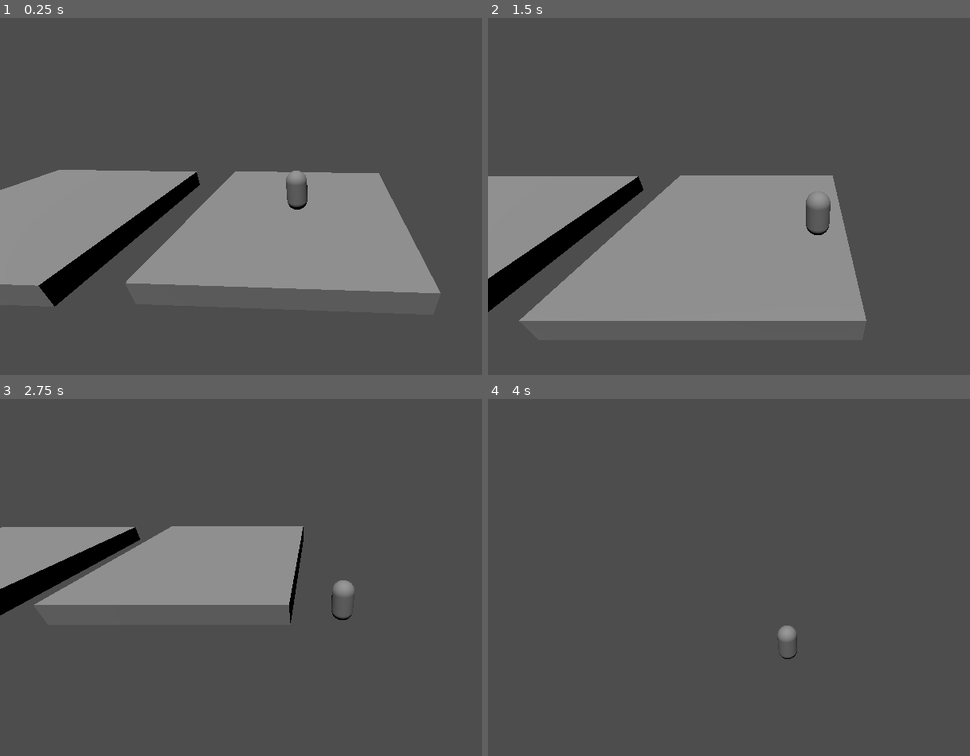
Above: before the commit, frames 1-4 (two rows, left to right).
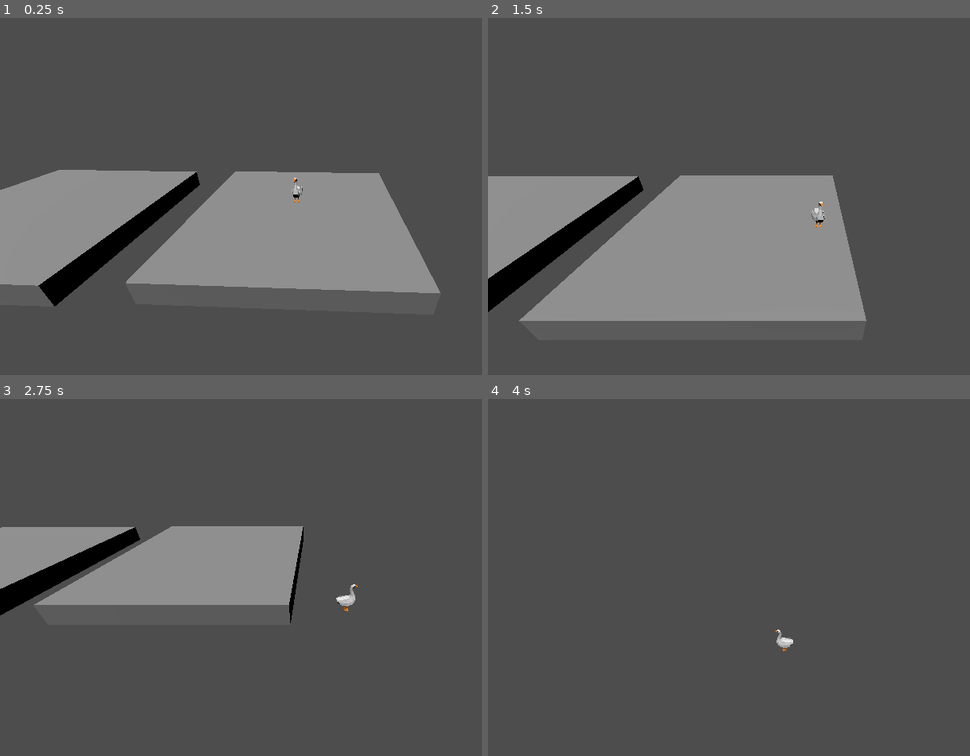
Above: after the commit, the same moments.

Repository: nialdixon8/3DGooseGame
Game: Godot game, scene res://main.tscn
Same seed, same stepped clock (60 frames per second), same inputs: the game is played once before the commit and once after it.
Inputs:
- Up to frame 1 (0.25 s): no input
- Up to frame 2 (1.5 s): tap Enter (ui_accept) at 0.5, 0.77 s; hold Right (ui_right) 0.53-1.28 s; hold Down (ui_down) from 1.28 s (still down)
- Up to frame 3 (2.75 s): tap Enter (ui_accept) at 1.52 s; release Down (ui_down) at 2.03 s; hold Right (ui_right) from 2.03 s (still down)
- Up to frame 4 (4 s): release Right (ui_right) at 2.78 s; hold Up (ui_up) 2.78-3.53 s; tap Enter (ui_accept) at 3.02, 3.77 s; hold Left (ui_left) from 3.53 s (still down)

The runs differ from the first frame. In frame 1, 0.3% of the frame differs, in the area x 59-64%, y 42-54%; in frame 2, 0.4%, in the area x 65-72%, y 48-61%; in frame 3, 0.3%; in frame 4, 0.2%.

Commit message:
player looks in direction of movement

Diff:
--- a/player.gd
+++ b/player.gd
@@ -1,31 +1,48 @@
 extends CharacterBody3D
 
-const SPEED = 5.0
+const SPEED = 5
 const JUMP_VELOCITY = 4.5
 var mouse_sensitivity = 0.002
 
 # Get the gravity from the project settings to be synced with RigidBody nodes.
 var gravity = ProjectSettings.get_setting("physics/3d/default_gravity")
 
+var rotation_direction = 0
+var velocityY = 0
 
 func _physics_process(delta):
 	# Add the gravity.
 	if not is_on_floor():
 		velocity.y -= gravity * delta
-
+	velocity.x = 0
+	velocity.z = 0
 	# Handle Jump.
 	if Input.is_action_just_pressed("ui_accept") and is_on_floor():
 		velocity.y = JUMP_VELOCITY
-
+	var input_dir = Input.get_vector("ui_left", "ui_right", "ui_up", "ui_down")
+	var direction = (transform.basis * Vector3(input_dir.x, 0, input_dir.y)).normalized()
 	# Get the input direction and handle the movement/deceleration.
 	# As good practice, you should replace UI actions with custom gameplay actions.
-	var input_dir = Input.get_vector("ui_left", "ui_right", "ui_up", "ui_down")
-	var direction = (transform.basis * Vector3(input_dir.x, 0, input_dir.y)).normalized()
-	if direction:
-		velocity.x = direction.x * SPEED
-		velocity.z = direction.z * SPEED
-	else:
-		velocity.x = move_toward(velocity.x, 0, SPEED)
-		velocity.z = move_toward(velocity.z, 0, SPEED)
+#	var input_dir = Input.get_vector("ui_left", "ui_right", "ui_up", "ui_down")
+#	var direction = (transform.basis * Vector3(input_dir.x, 0, input_dir.y)).normalized()
+#	if direction:
+#		velocity.x = direction.x * SPEED
+#		velocity.z = direction.z * SPEED
+#	else:
+#		velocity.x = move_toward(velocity.x, 0, SPEED)
+#		velocity.z = move_toward(velocity.z, 0, SPEED)
+
+	if Input.is_action_pressed("ui_left"):
+		velocity.x -= SPEED
+	if Input.is_action_pressed("ui_right"):
+		velocity.x += SPEED
+	if Input.is_action_pressed("ui_up"):
+		velocity.z -= SPEED
+	if Input.is_action_pressed("ui_down"):
+		velocity.z += SPEED
+	if Vector2(velocity.z, velocity.x).length() > 0:
+		rotation_direction = Vector2(velocity.z, velocity.x).angle()
+
+	rotation.y = lerp_angle(rotation.y, rotation_direction, delta * 10)
 
 	move_and_slide()
--- a/player.tscn
+++ b/player.tscn
@@ -1,8 +1,7 @@
 [gd_scene load_steps=4 format=3 uid="uid://hbk1l0bonreu"]
 
 [ext_resource type="Script" path="res://player.gd" id="1_ekcdj"]
-
-[sub_resource type="CapsuleMesh" id="CapsuleMesh_2lrvb"]
+[ext_resource type="PackedScene" uid="uid://bhyr64jjn58pe" path="res://5b1f54c539b840e6a5a377b044b5b331.glb" id="2_hc1vm"]
 
 [sub_resource type="CapsuleShape3D" id="CapsuleShape3D_7tirt"]
 
@@ -11,8 +10,8 @@
 [node name="CharacterBody3D" type="CharacterBody3D" parent="."]
 script = ExtResource("1_ekcdj")
 
-[node name="MeshInstance3D" type="MeshInstance3D" parent="CharacterBody3D"]
-mesh = SubResource("CapsuleMesh_2lrvb")
-
 [node name="CollisionShape3D" type="CollisionShape3D" parent="CharacterBody3D"]
 shape = SubResource("CapsuleShape3D_7tirt")
+
+[node name="5b1f54c539b840e6a5a377b044b5b331" parent="CharacterBody3D" instance=ExtResource("2_hc1vm")]
+transform = Transform3D(1.19249e-08, 0, -1, 0, 1, 0, 1, 0, 1.19249e-08, 0, 0, 0)
Binary file added: 5b1f54c539b840e6a5a377b044b5b331.glb
Not shown, added: 5b1f54c539b840e6a5a377b044b5b331.glb.import
Binary file added: scene.bin
